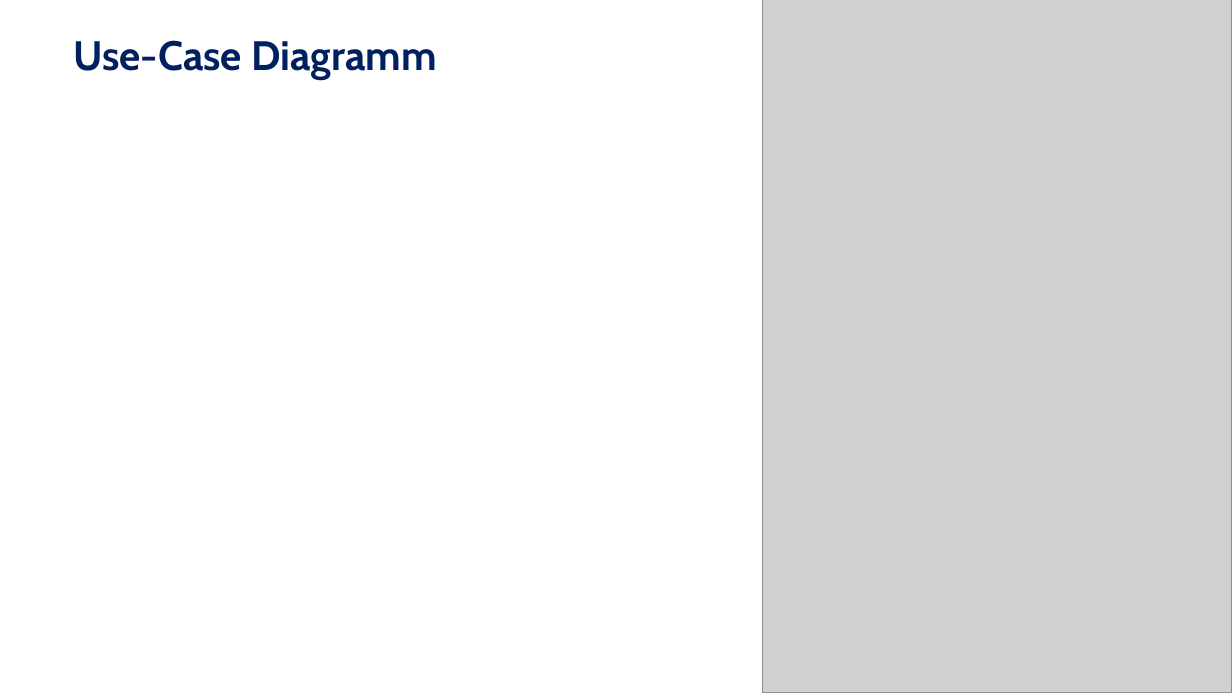
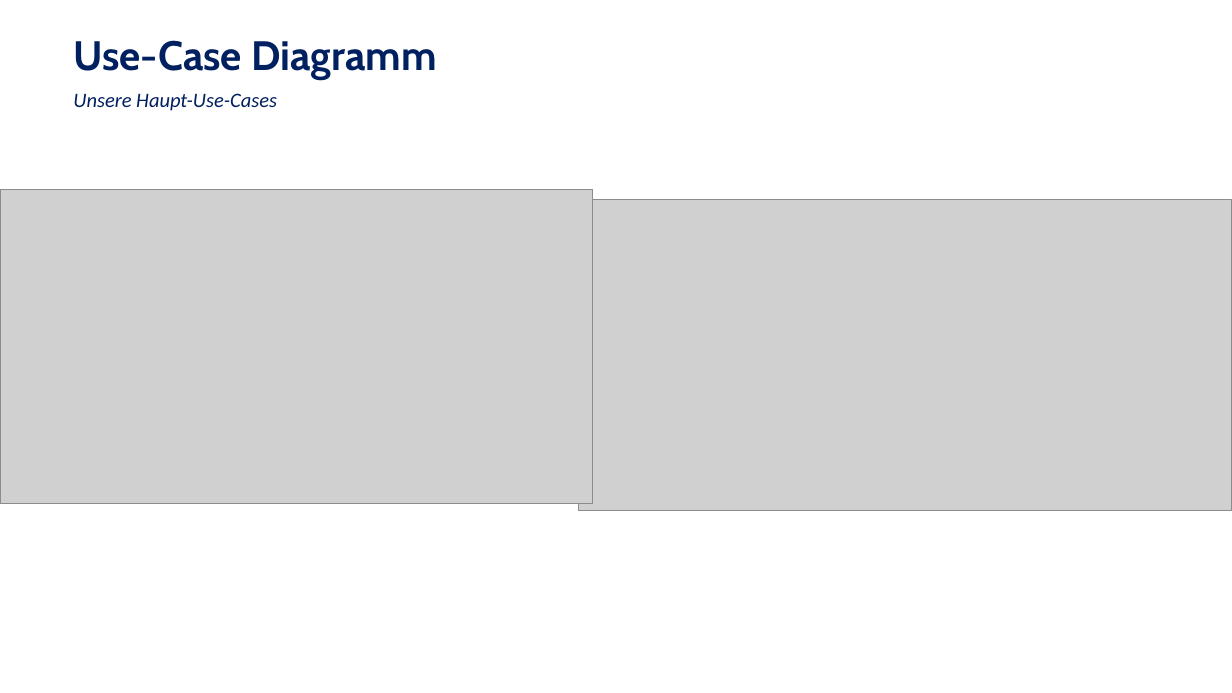
Before and after one commit to DaM1eN02/product-navigator-back-end, a slide deck: slide 7 of Fallstudie/Zwischenpräsentation.pptx. Drawn at 1232x693 pixels with LibreOffice and Linux fonts; fonts in the diff are those of the drawing; grey boxes stand for pictures. Boxes give left, top, right and bottom in pixels: in the first picture for what was removed or moved away, otherwise in the second. Text is boxed around its words. In the diff, an @@ line names an element or a change of style, - is before the commit and + after.

```diff
--- a/Fallstudie/Zwischenpräsentation.pptx
+++ b/Fallstudie/Zwischenpräsentation.pptx
@@ picture removed at box(762, 0, 1232, 693) @@
@@ text added at box(73, 93, 277, 111), 16 pt, text #002060, italic @@
+Unsere Haupt-Use-Cases
@@ picture added at box(0, 189, 592, 505) @@
@@ picture added at box(579, 200, 1232, 511) @@
```
Also in this commit, not shown: 7 other slides changed, 9 slides added.
